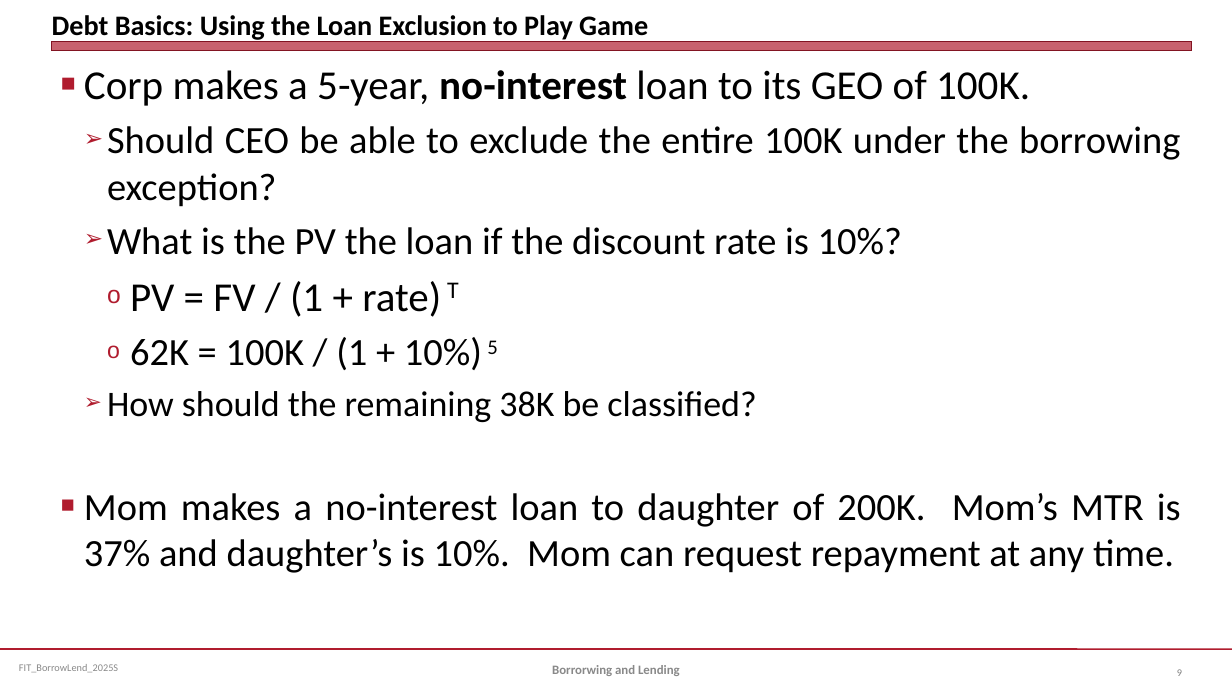
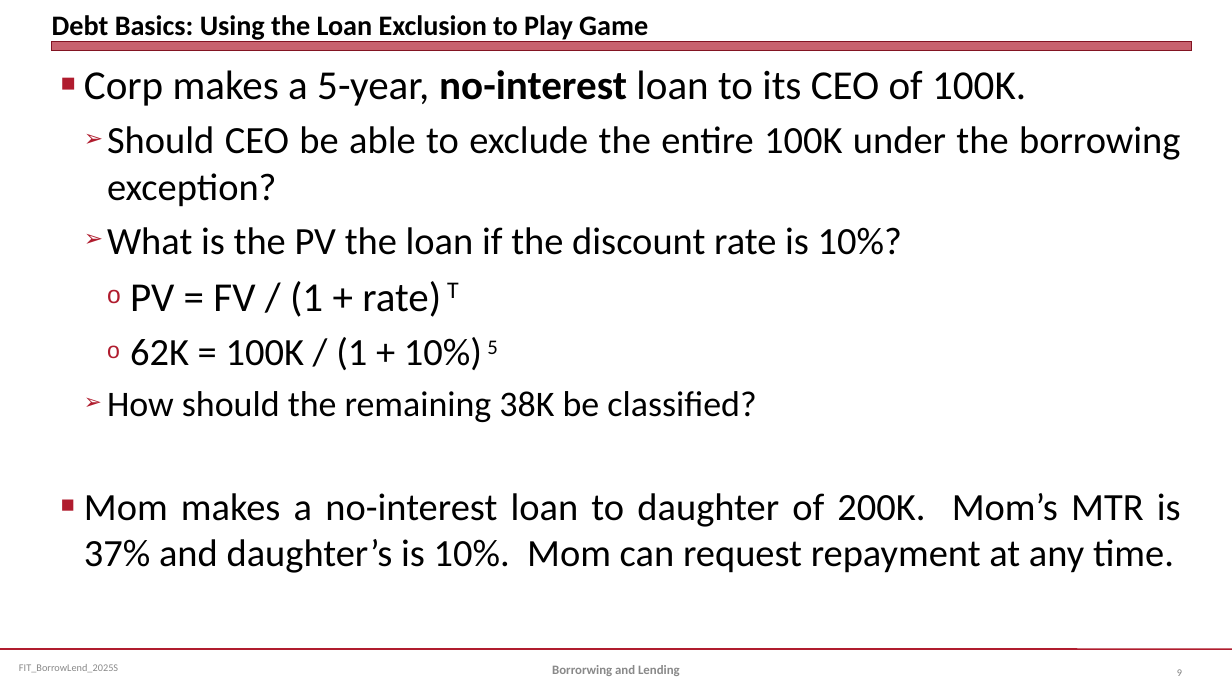
Before and after one commit to jmc877/Fed-Income-Tax, a slide deck: slide 9 of slides/FIT_BorrowLend_2025S.pptx. Drawn at 1232x693 pixels with LibreOffice and Linux fonts; fonts in the diff are those of the drawing. Boxes give left, top, right and bottom in pixels: in the first picture for what was removed or moved away, otherwise in the second. Text is boxed around its words. In the diff, an @@ line names an element or a change of style, - is before the commit and + after.

```diff
--- a/slides/FIT_BorrowLend_2025S.pptx
+++ b/slides/FIT_BorrowLend_2025S.pptx
@@ text at (x1=84, y1=70, x2=1026, y2=106): text changed @@
-■ Corp makes a 5-year, no-interest loan to its GEO of 100K.
+■ Corp makes a 5-year, no-interest loan to its CEO of 100K.
```
Also in this commit, not shown: 2 other slides changed, 1 other file.
